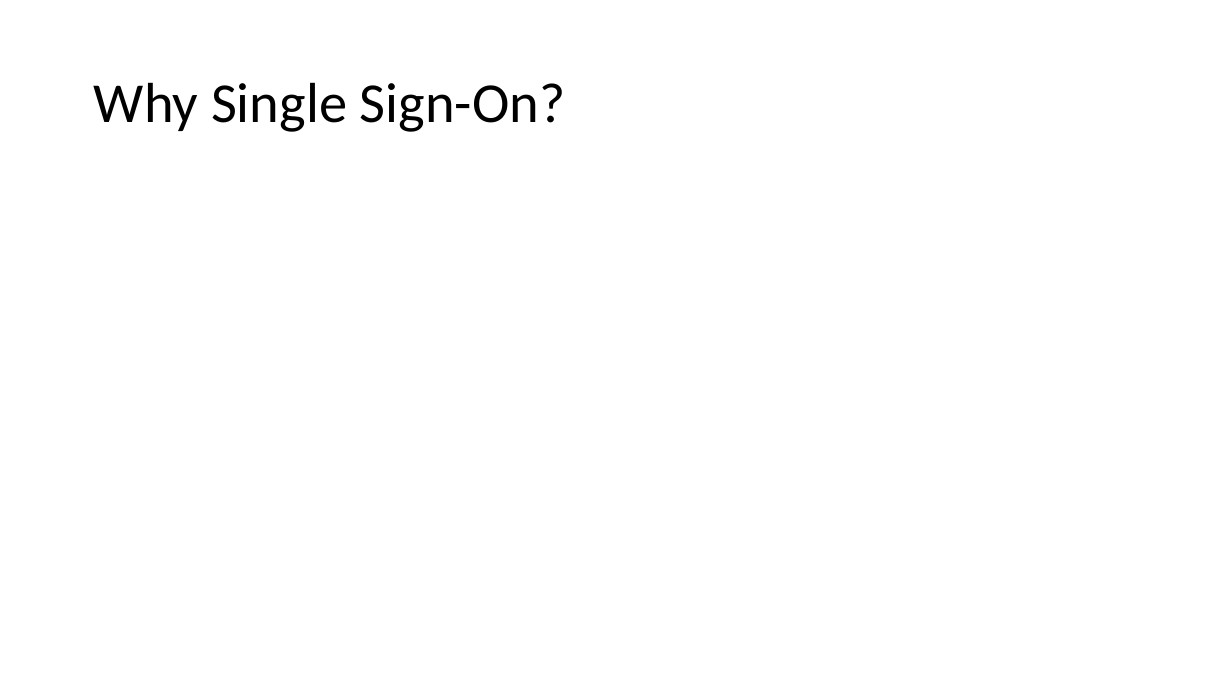
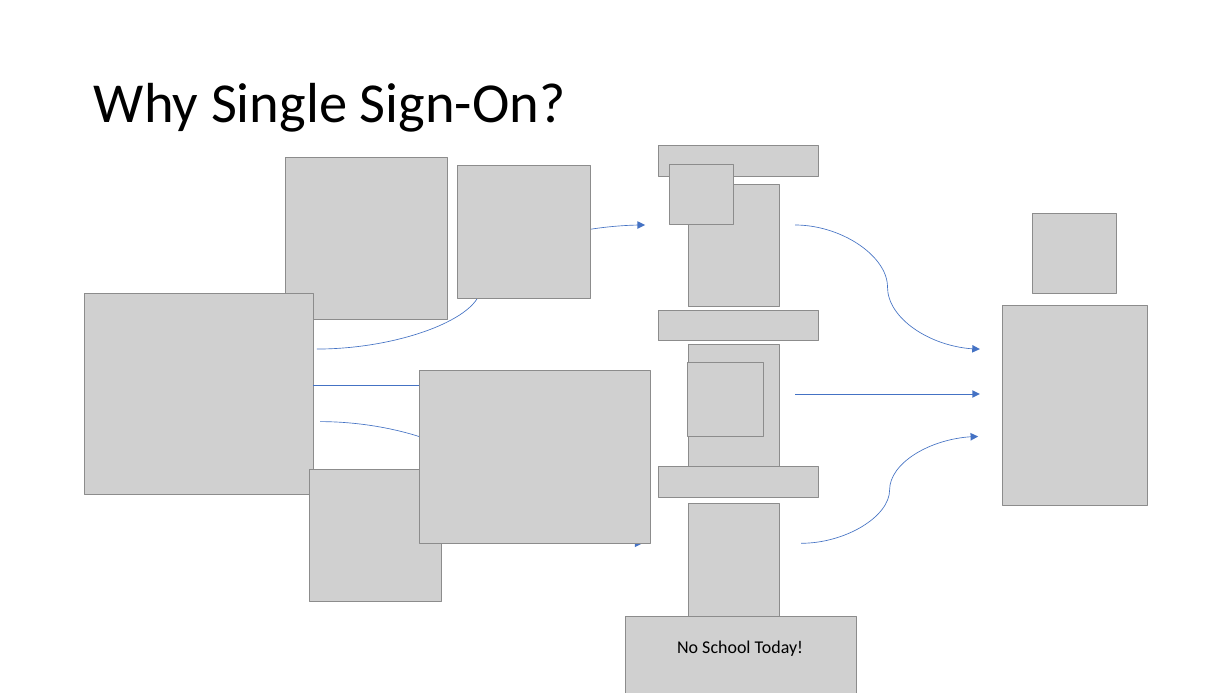
Before and after one commit to cdwaddell/ExampleSingleSignOn, a slide deck: slide 2 of RollYourOwnSso.pptx. Drawn at 1232x693 pixels with LibreOffice and Linux fonts; fonts in the diff are those of the drawing; grey boxes stand for pictures. Boxes give left, top, right and bottom in pixels: in the first picture for what was removed or moved away, otherwise in the second. Text is boxed around its words. In the diff, an @@ line names an element or a change of style, - is before the commit and + after.

Commit message:
Updated powerpoint

```diff
--- a/RollYourOwnSso.pptx
+++ b/RollYourOwnSso.pptx
@@ picture added at (659, 146, 819, 177) @@
@@ picture added at (286, 157, 447, 319) @@
@@ picture added at (457, 165, 591, 299) @@
@@ picture added at (669, 165, 734, 225) @@
@@ picture added at (689, 185, 779, 308) @@
@@ curved arrow added from (317, 349) to (645, 226), #4472C4 0.5 pt @@
@@ curved arrow added from (796, 226) to (981, 349), #4472C4 0.5 pt @@
@@ picture added at (1033, 213, 1117, 294) @@
@@ picture added at (85, 294, 314, 495) @@
@@ picture added at (659, 311, 819, 341) @@
@@ picture added at (1003, 306, 1147, 506) @@
@@ picture added at (689, 344, 779, 467) @@
@@ arrow added from (313, 385) to (645, 385), #4472C4 0.5 pt @@
@@ picture added at (420, 371, 651, 544) @@
@@ picture added at (689, 362, 764, 436) @@
@@ arrow added from (796, 394) to (981, 394), #4472C4 0.5 pt @@
@@ curved arrow added from (320, 421) to (642, 543), #4472C4 0.5 pt @@
@@ curved arrow added from (801, 543) to (979, 436), #4472C4 0.5 pt @@
@@ picture added at (310, 470, 442, 602) @@
@@ picture added at (659, 467, 819, 497) @@
@@ picture added at (689, 504, 779, 627) @@
@@ picture added at (626, 616, 857, 693) @@
@@ text added at (677, 640, 803, 656), 14 pt, text #000000 @@
+No School Today!
```
Also in this commit, not shown: 5 other slides changed, 5 slides added, 6 slides removed.
